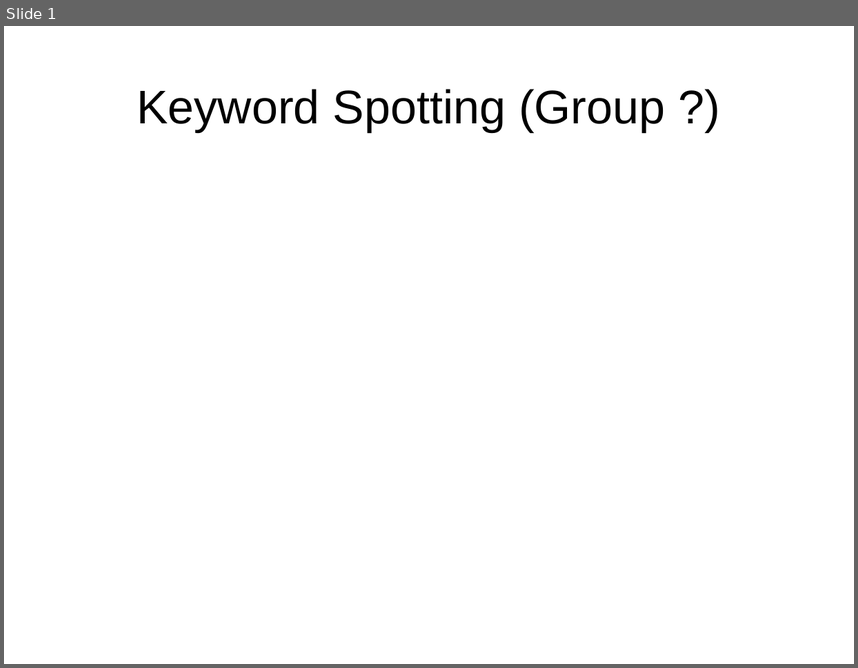
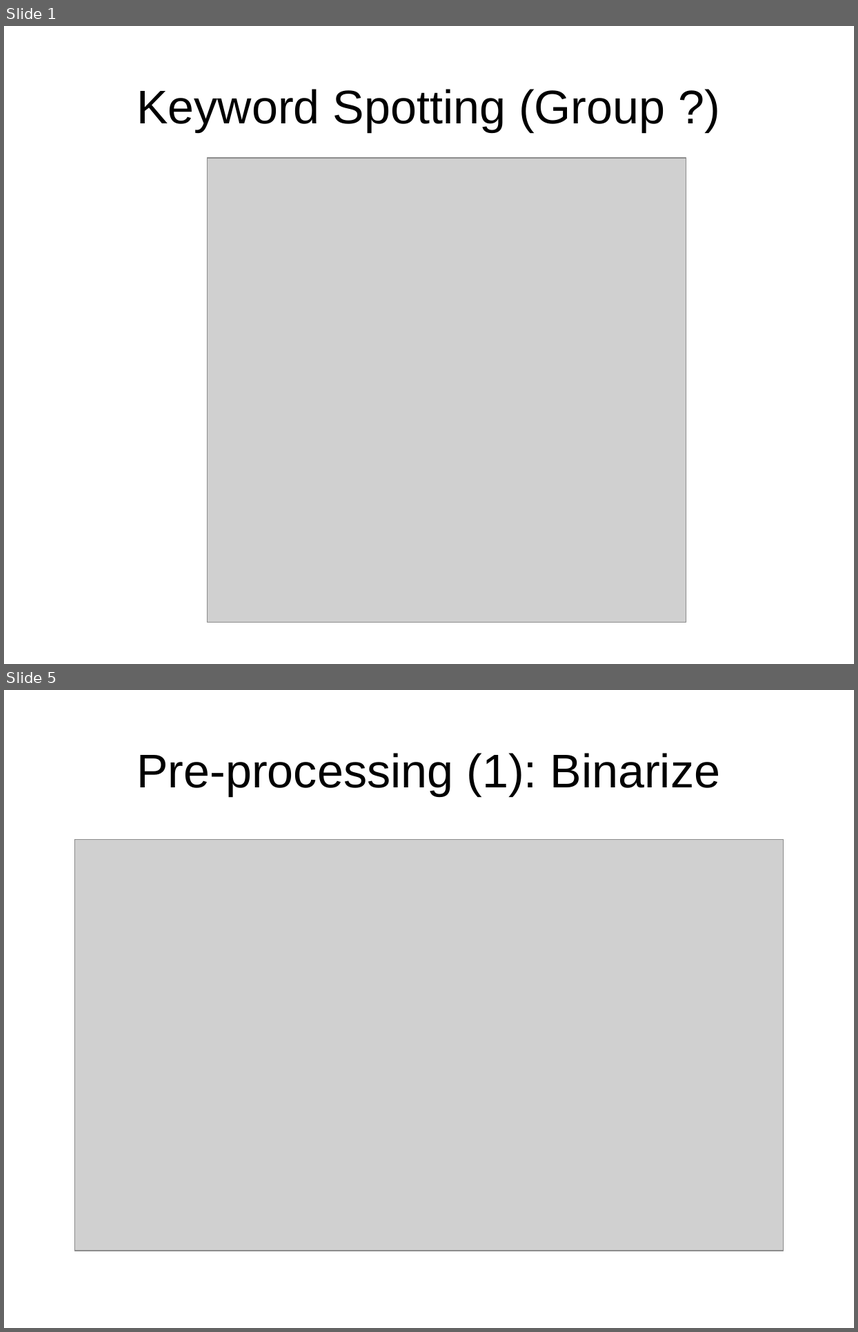
Before and after one commit to lukaszbinden/jmcs-pattern-recognition, a slide deck: Exercice_3/presentation.pptx. Shown one above the other, each under a label of ours: slide 1 before the commit, slides 1 and 5 after it; the slides between them are not shown. The pictures are 858x668 and 858x1332 pixels, drawn with LibreOffice and Linux fonts; fonts in the diff are those of the drawing; grey boxes stand for pictures. Boxes give left, top, right and bottom in pixels: in the first picture for what was removed or moved away, otherwise in the second. Text is boxed around its words. In the diff, an @@ line names an element or a change of style, - is before the commit and + after.

```diff
--- a/Exercice_3/presentation.pptx
+++ b/Exercice_3/presentation.pptx
@@ slide 5 added at bbox=[4, 690, 854, 1328], background #FFFFFF @@
@@ title added at bbox=[136, 753, 721, 796], 44 pt, text #000000 @@
+Pre-processing (1): Binarize
@@ picture added at bbox=[75, 840, 784, 1251] @@
@@ slide 1 changed as well @@
@@ picture added at bbox=[208, 158, 686, 622] @@
```
Also in this commit, not shown: 1 other slide changed, 10 other slides added, 5 slides removed.
